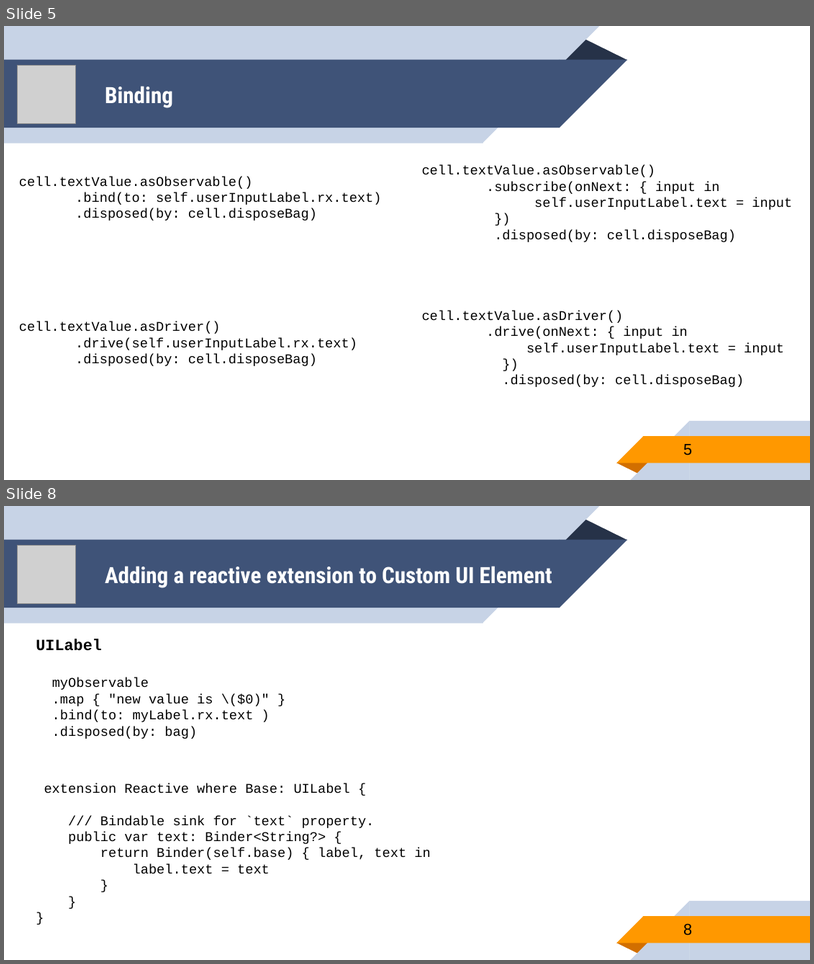
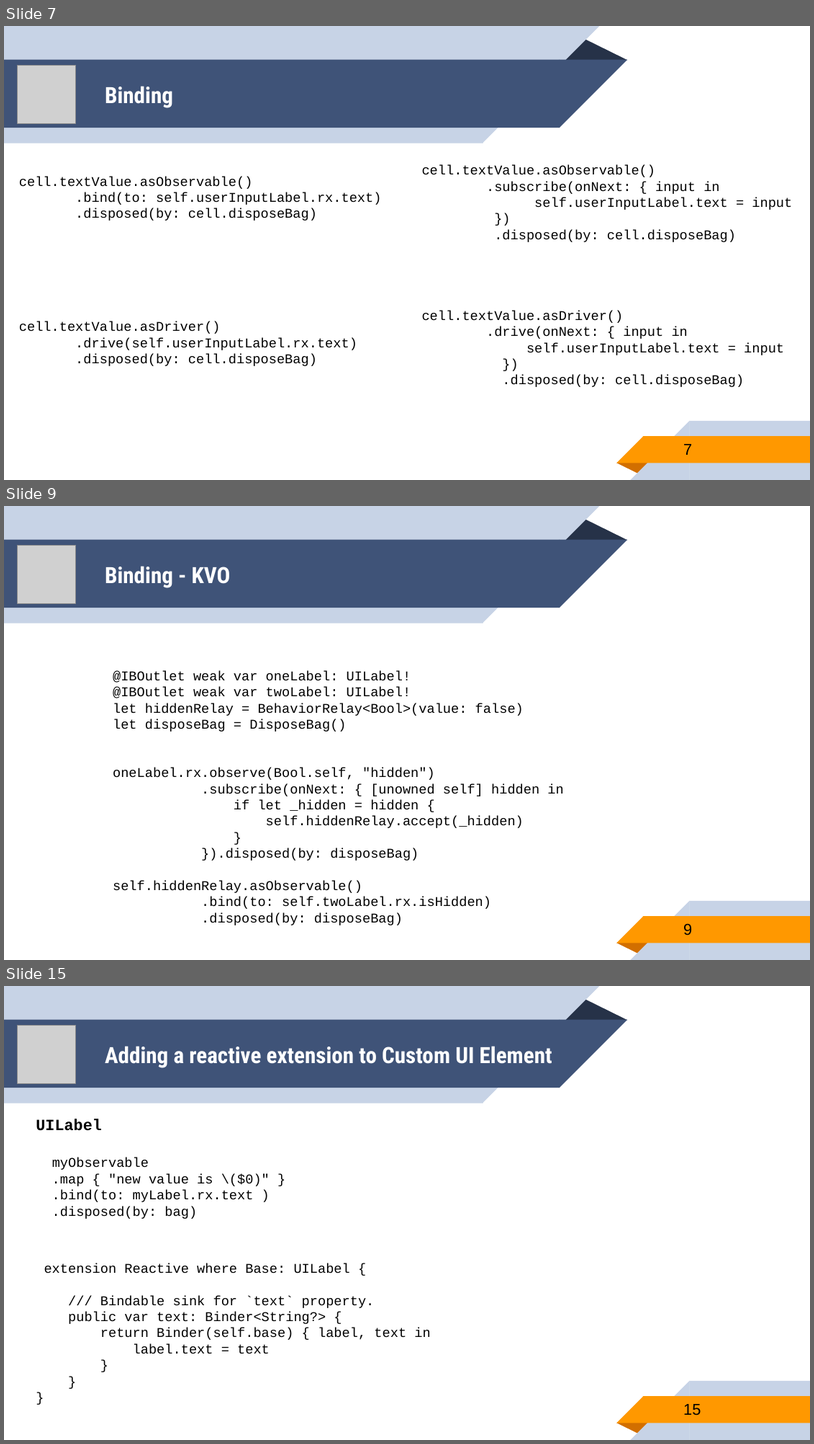
Before and after one commit to younghwankim/RxSwiftClass, a slide deck: AdvancedRxSwift/day4/AdvancedRxSwift4.pptx. Shown one above the other, each under a label of ours: slides 5 and 8 before the commit, slides 7, 9 and 15 after it; the slides between them are not shown. The pictures are 814x964 and 814x1444 pixels, drawn with LibreOffice and Linux fonts; fonts in the diff are those of the drawing; grey boxes stand for pictures. Boxes give left, top, right and bottom in pixels: in the first picture for what was removed or moved away, otherwise in the second. Text is boxed around its words. In the diff, an @@ line names an element or a change of style, - is before the commit and + after.

Commit message:
Advanced RxSwift - more contents in day4, binding

```diff
--- a/AdvancedRxSwift/day4/AdvancedRxSwift4.pptx
+++ b/AdvancedRxSwift/day4/AdvancedRxSwift4.pptx
@@ slide 9 added at <box>4,506,810,960</box>, background #FFFFFF; not listed: 10 template elements that a slide beside it also shows @@
@@ picture added at <box>18,545,77,604</box> @@
@@ title added at <box>105,566,231,588</box>, 20 pt, text #FFFFFF, bold @@
+Binding - KVO
@@ text added at <box>113,671,563,925</box>, 12 pt, text #000000 @@
+@IBOutlet weak var oneLabel: UILabel!
+@IBOutlet weak var twoLabel: UILabel!
+let hiddenRelay = BehaviorRelay<Bool>(value: false)
+let disposeBag = DisposeBag()
+oneLabel.rx.observe(Bool.self, "hidden")
+.subscribe(onNext: { [unowned self] hidden in
+if let _hidden = hidden {
+self.hiddenRelay.accept(_hidden)
+}
+}).disposed(by: disposeBag)
+self.hiddenRelay.asObservable()
+.bind(to: self.twoLabel.rx.isHidden)
+.disposed(by: disposeBag)
@@ page number added at <box>684,923,692,935</box>, 14 pt, text #000000 @@
+9
@@ what was slide 5 is now slide 7 @@
@@ page number at <box>684,444,692,454</box>: text changed @@
-5
+7
@@ what was slide 8 is now slide 15 @@
@@ page number at <box>684,1404,701,1415</box>: text changed @@
-8
+15
```
Also in this commit, not shown: 4 slides changed, 6 other slides added, 5 other files.
